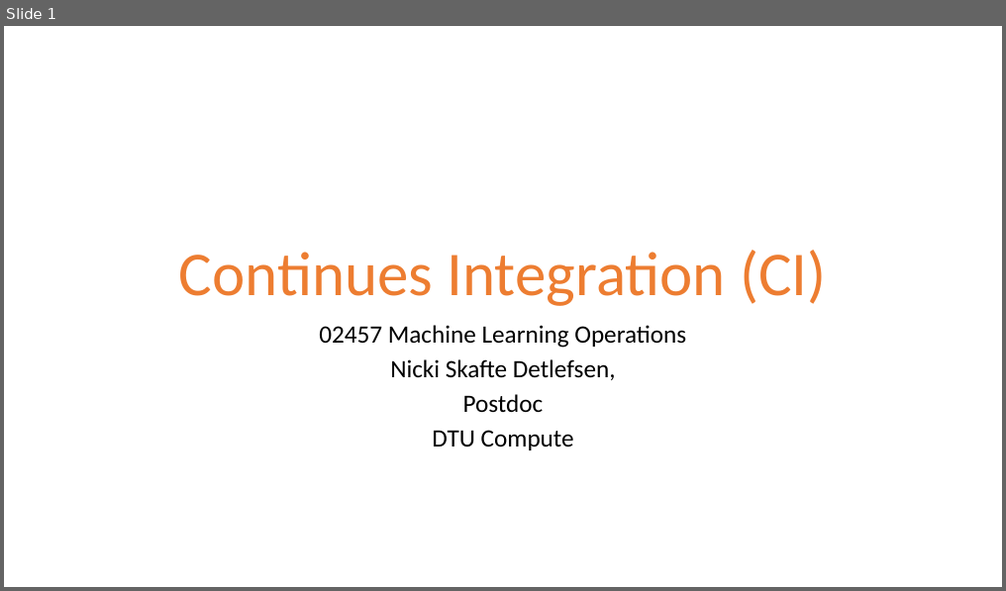
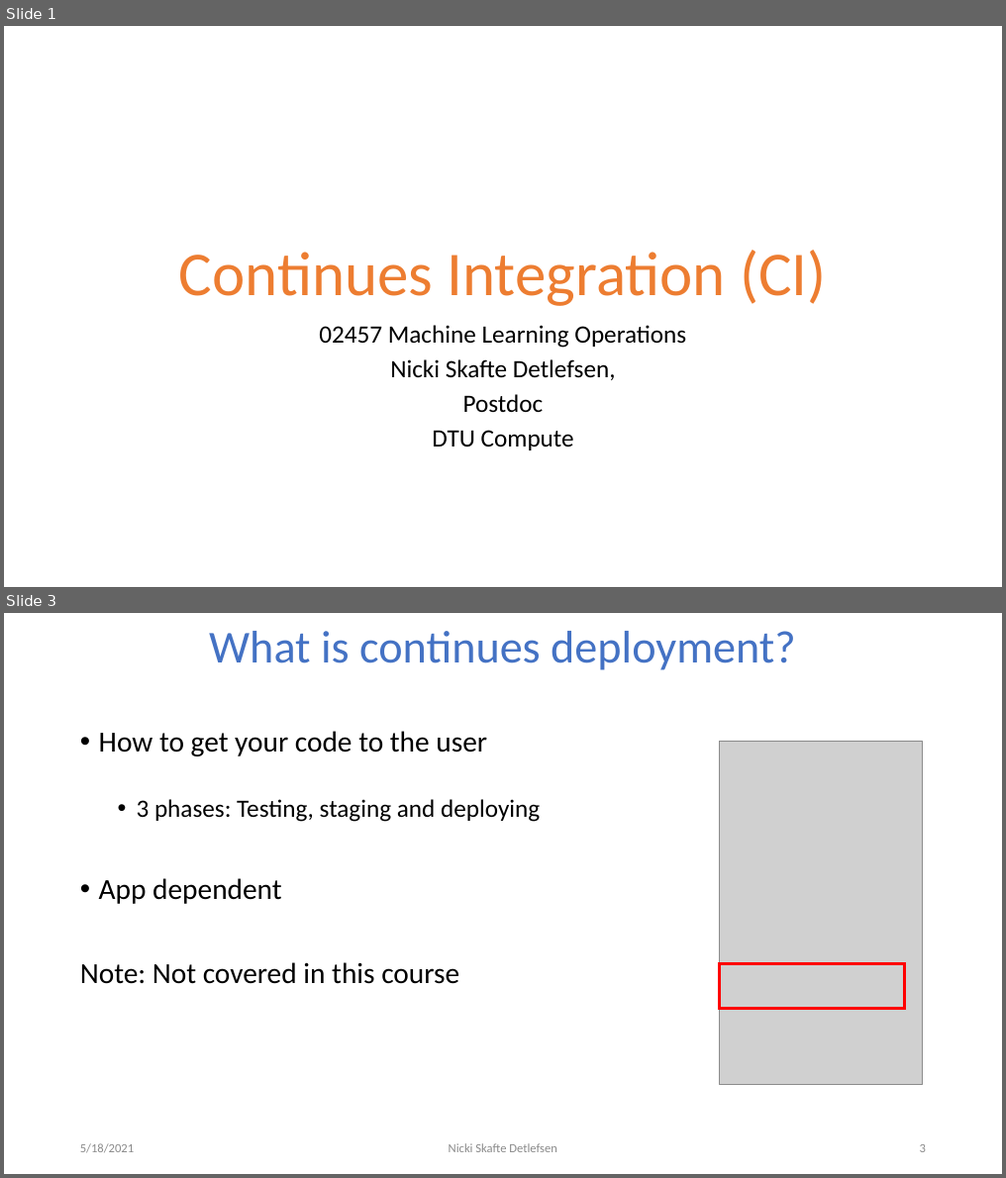
Before and after one commit to DeepEasterbunny/dtu_mlops, a slide deck: 04_continues_integration/ci.pptx. Shown one above the other, each under a label of ours: slide 1 before the commit, slides 1 and 3 after it; the slides between them are not shown. The pictures are 1006x591 and 1006x1178 pixels, drawn with LibreOffice and Linux fonts; fonts in the diff are those of the drawing; grey boxes stand for pictures; background and template pictures are left out. Boxes give left, top, right and bottom in pixels: in the first picture for what was removed or moved away, otherwise in the second. Text is boxed around its words. In the diff, an @@ line names an element or a change of style, - is before the commit and + after.

```diff
--- a/04_continues_integration/ci.pptx
+++ b/04_continues_integration/ci.pptx
@@ slide 3 added at [4,613,1002,1174], background #FFFFFF @@
@@ title added at [209,631,796,670], 44 pt, text #4472C4 @@
+What is continues deployment?
@@ text added at [80,731,540,984], 28 pt, text #000000 @@
+• How to get your code to the user
+  • 3 phases: Testing, staging and deploying
+• App dependent
+Note: Not covered in this course
@@ picture added at [720,741,923,1085] @@
@@ rectangle added at [720,964,905,1009], outline #FF0000 3 pt @@
@@ text added at [80,1144,134,1154], 12 pt, text #8C8C8C @@
+5/18/2021
@@ text added at [449,1144,557,1153], 12 pt, text #8C8C8C @@
+Nicki Skafte Detlefsen
@@ page number added at [920,1145,926,1153], 12 pt, text #8C8C8C @@
+3
```
Also in this commit, not shown: 4 slides changed, 9 other slides added.
